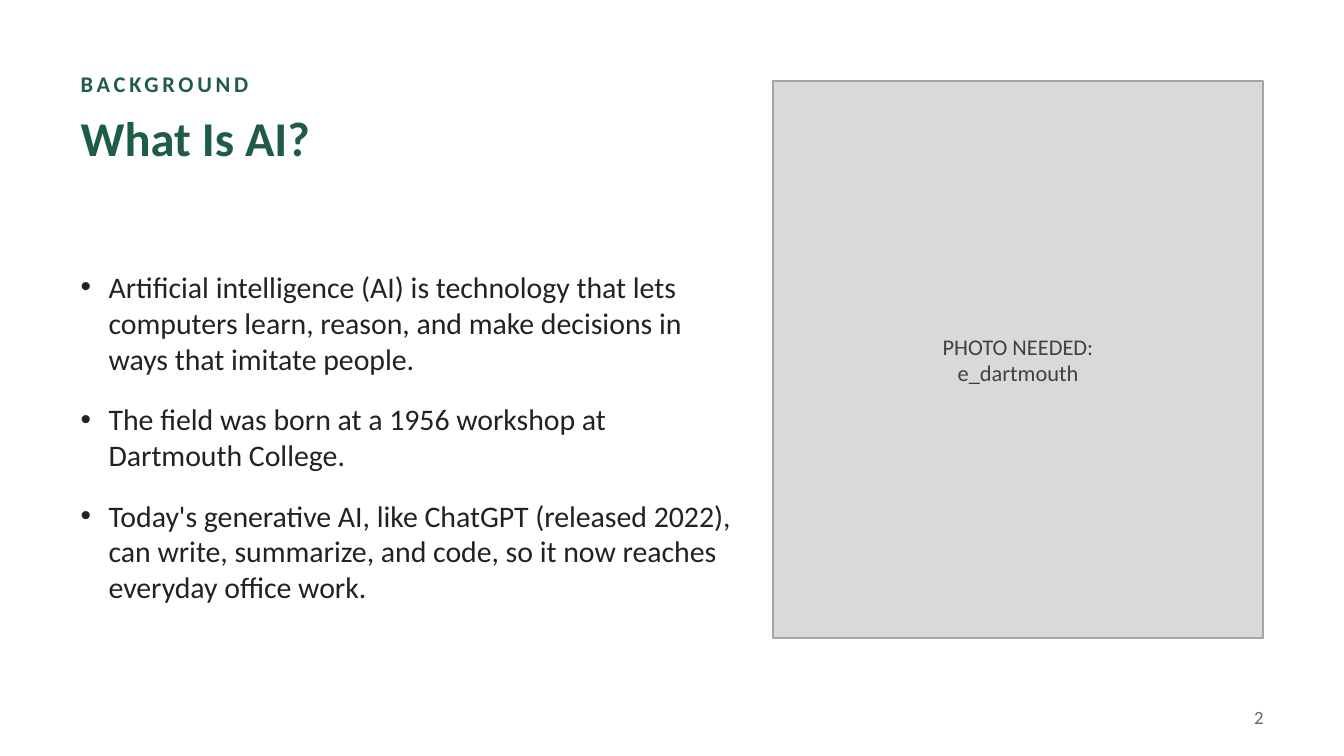
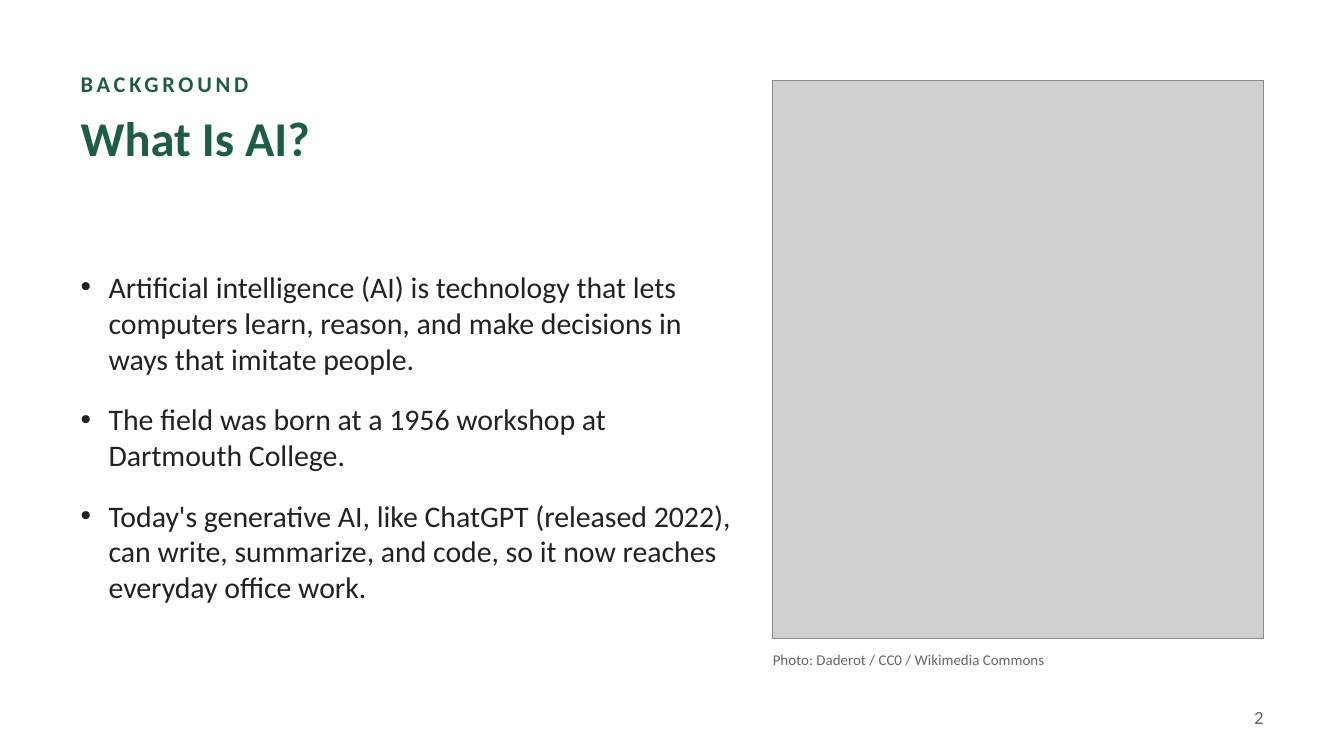
Before and after one commit to Hvdxx/academic-pptx-skill, a slide deck: slide 2 of presentations/AI_and_the_Economy.pptx. Drawn at 1344x756 pixels with LibreOffice and Linux fonts; fonts in the diff are those of the drawing; grey boxes stand for pictures. Boxes give left, top, right and bottom in pixels: in the first picture for what was removed or moved away, otherwise in the second. Text is boxed around its words. In the diff, an @@ line names an element or a change of style, - is before the commit and + after.

```diff
--- a/presentations/AI_and_the_Economy.pptx
+++ b/presentations/AI_and_the_Economy.pptx
@@ rectangle removed at [773,81,1263,638] @@
@@ picture added at [773,81,1263,638] @@
@@ text at [773,654,1044,665]: text changed; size 12 to 8 pt; text colour #404040 to #666666 @@
-PHOTO NEEDED:
-e_dartmouth
+Photo: Daderot / CC0 / Wikimedia Commons
```
Also in this commit, not shown: 3 other slides changed, 1 other file.
